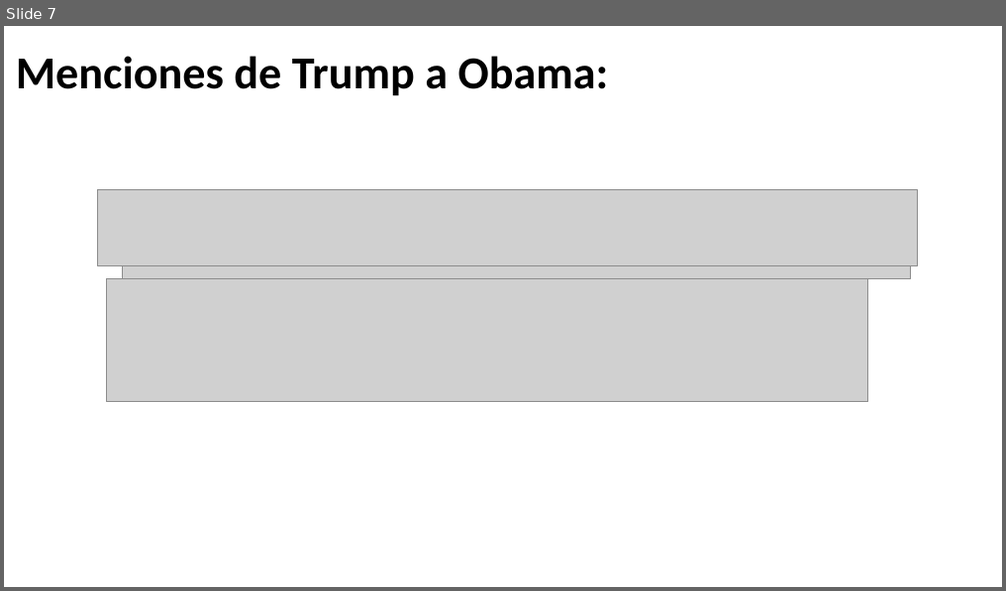
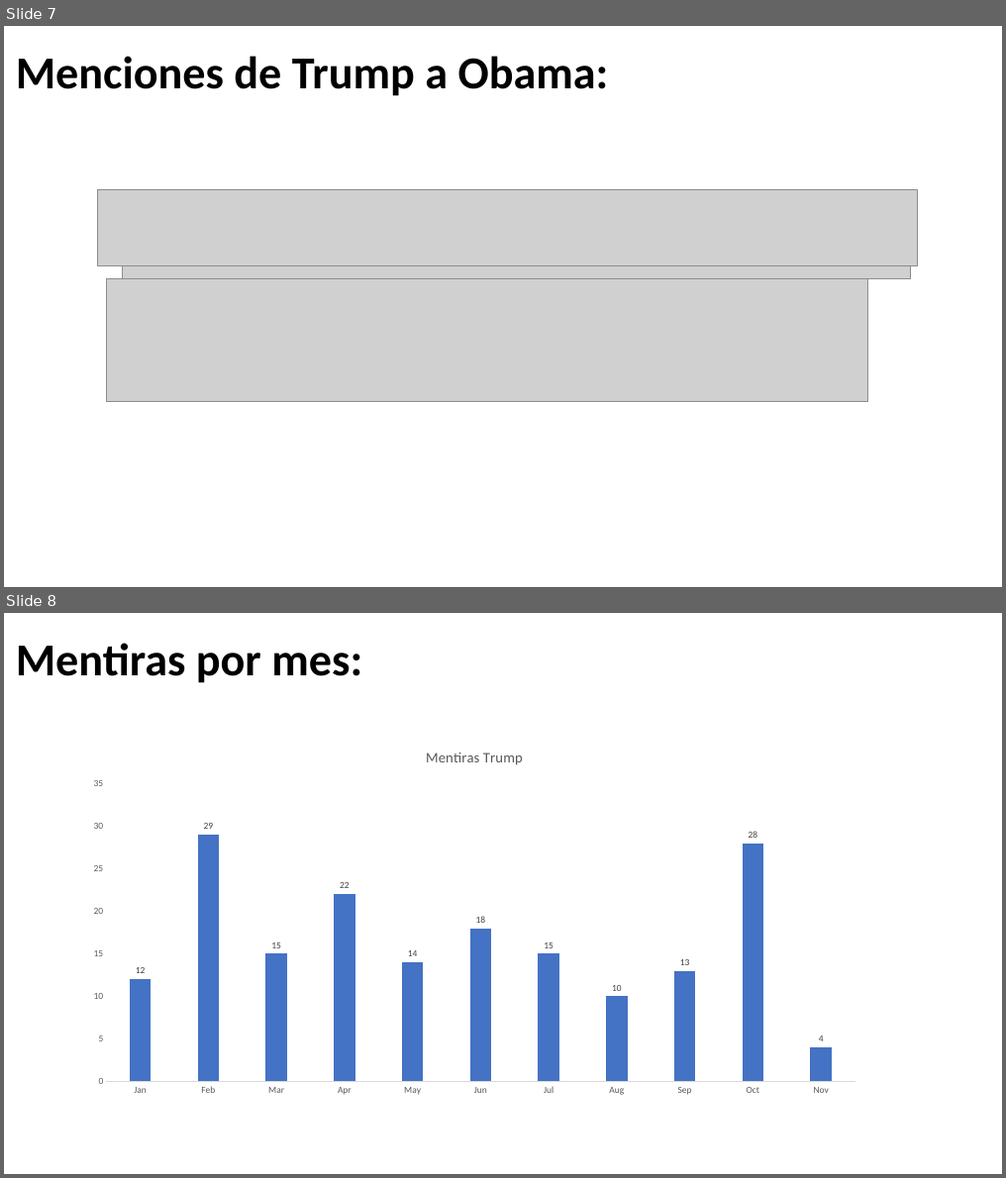
Before and after one commit to juancamilo1020/Learning_Python, a slide deck: Trabajo/Presentación.pptx. Shown one above the other, each under a label of ours: slide 7 before the commit, slides 7 and 8 after it. The pictures are 1006x591 and 1006x1178 pixels, drawn with LibreOffice and Linux fonts; fonts in the diff are those of the drawing; grey boxes stand for pictures. Boxes give left, top, right and bottom in pixels: in the first picture for what was removed or moved away, otherwise in the second. Text is boxed around its words. In the diff, an @@ line names an element or a change of style, - is before the commit and + after.

```diff
--- a/Trabajo/Presentación.pptx
+++ b/Trabajo/Presentación.pptx
@@ slide 8 added at (x1=4, y1=613, x2=1002, y2=1174), background #FFFFFF @@
@@ text added at (x1=16, y1=643, x2=362, y2=683), 44 pt, text #000000, bold @@
+Mentiras por mes:
@@ column chart added at (x1=78, y1=733, x2=871, y2=1103) @@
+title "Mentiras Trump "
+categories: Jan, Feb, Mar, Apr, May, Jun, Jul, Aug, Sep, Oct, Nov
+Series 1: 12, 29, 15, 22, 14, 18, 15, 10, 13, 28, 4
```
Also in this commit, not shown: 2 other files.
